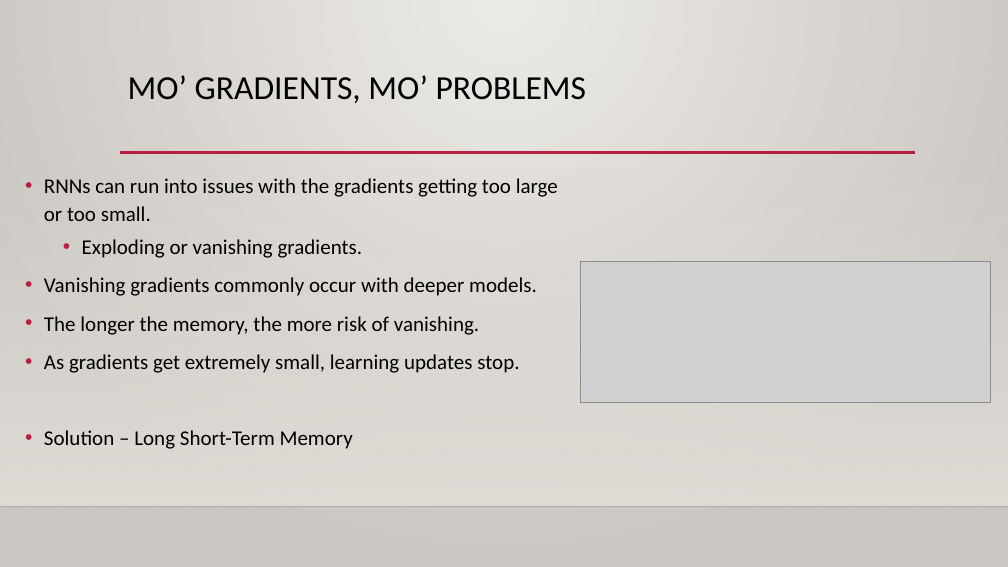
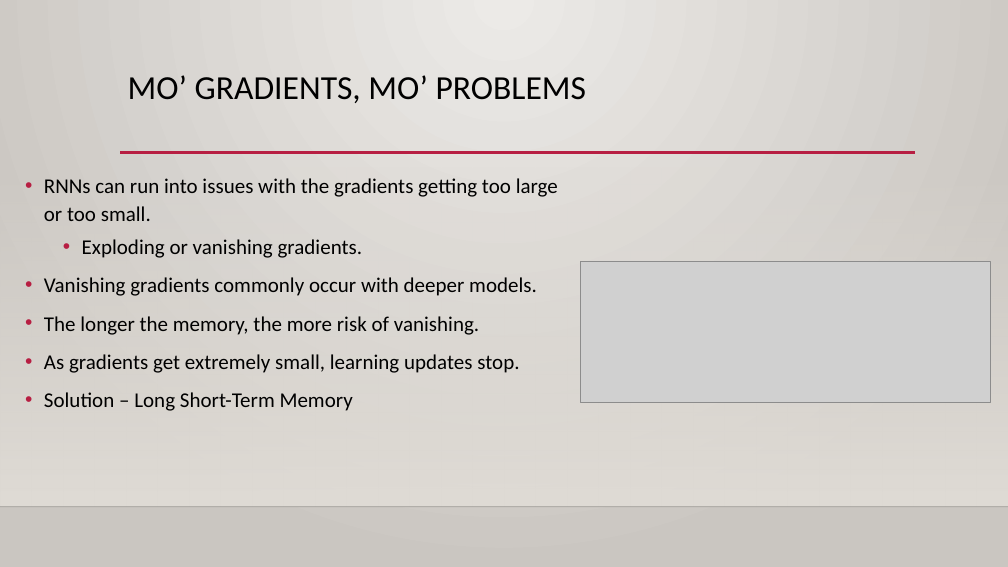
Before and after one commit to calvint13/Intro_to_Machine_Learning_Student_Workbooks, a slide deck: slide 9 of reference_content/Slides/rnn_lstm.pptx (slide 8 before the commit). Drawn at 1008x567 pixels with LibreOffice and Linux fonts; fonts in the diff are those of the drawing; grey boxes stand for pictures; background and template pictures are left out. Boxes give left, top, right and bottom in pixels: in the first picture for what was removed or moved away, otherwise in the second. Text is boxed around its words. In the diff, an @@ line names an element or a change of style, - is before the commit and + after.

```diff
--- a/reference_content/Slides/rnn_lstm.pptx
+++ b/reference_content/Slides/rnn_lstm.pptx
@@ text "RNNs can run into issues ..." rewrapped from (44, 178, 558, 449) to (44, 178, 558, 411) @@
```
Also in this commit, not shown: 11 other slides changed, 6 slides added, 2 slides removed, 1 other file.
